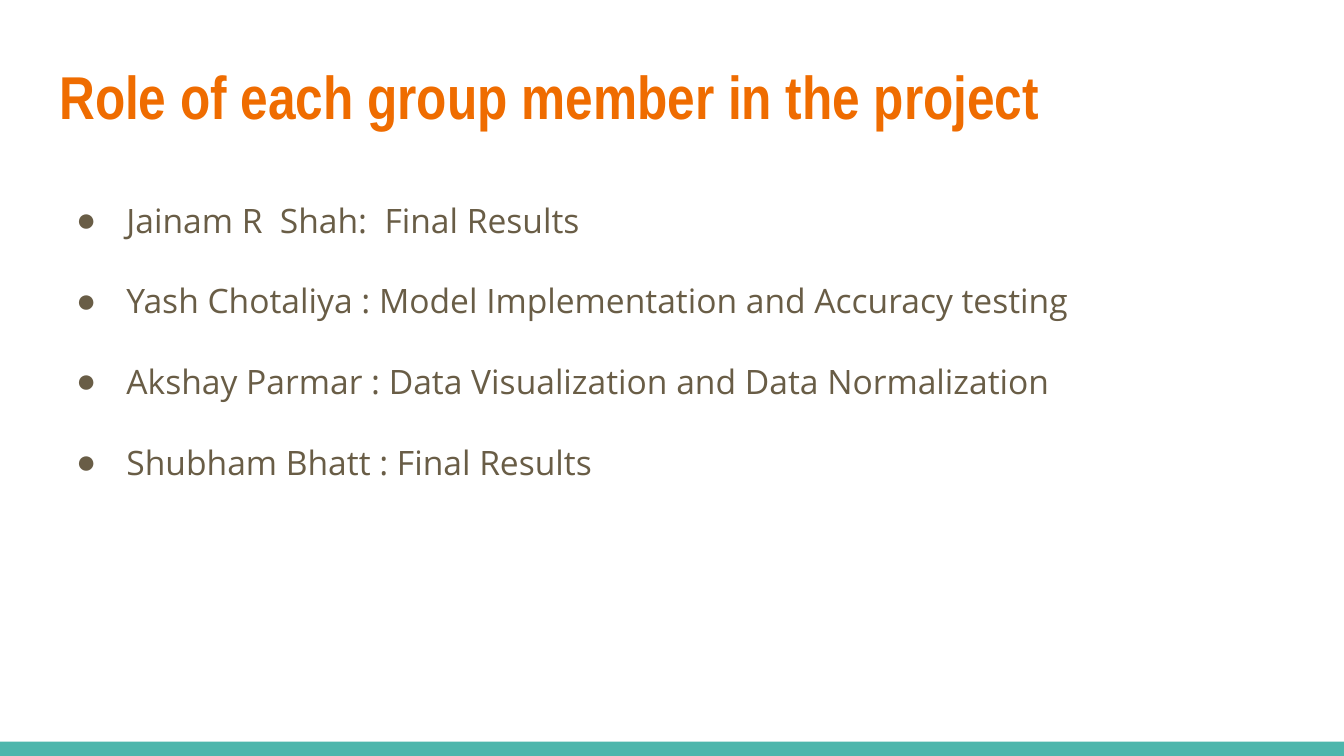
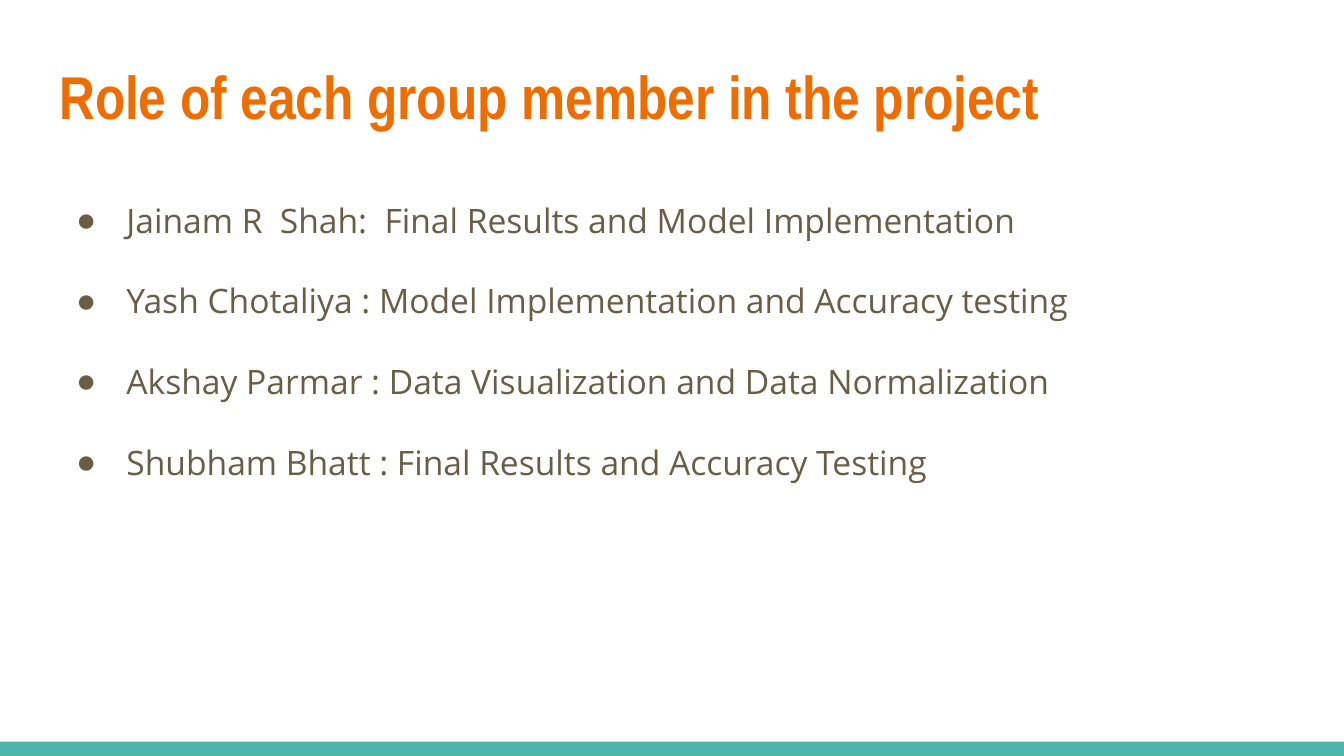
Before and after one commit to BlackPearlyC/CSE523-Machine-Learning-2023-Tech-Titan, a slide deck: slide 16 of Presentation/ML5_Tech Titans_End_Sem_Project_Presentation.pptx. Drawn at 1344x756 pixels with LibreOffice and Linux fonts; fonts in the diff are those of the drawing. Boxes give left, top, right and bottom in pixels: in the first picture for what was removed or moved away, otherwise in the second. Text is boxed around its words. In the diff, an @@ line names an element or a change of style, - is before the commit and + after.

Commit message:
Project Submission

```diff
--- a/Presentation/ML5_Tech Titans_End_Sem_Project_Presentation.pptx
+++ b/Presentation/ML5_Tech Titans_End_Sem_Project_Presentation.pptx
@@ text at [126,207,1015,241]: text changed @@
-● Jainam R Shah: Final Results
+● Jainam R Shah: Final Results and Model Implementation
@@ text at [126,449,926,483]: text changed @@
-● Shubham Bhatt : Final Results
+● Shubham Bhatt : Final Results and Accuracy Testing
```
Also in this commit, not shown: 1 other slide changed, 1 other file.
